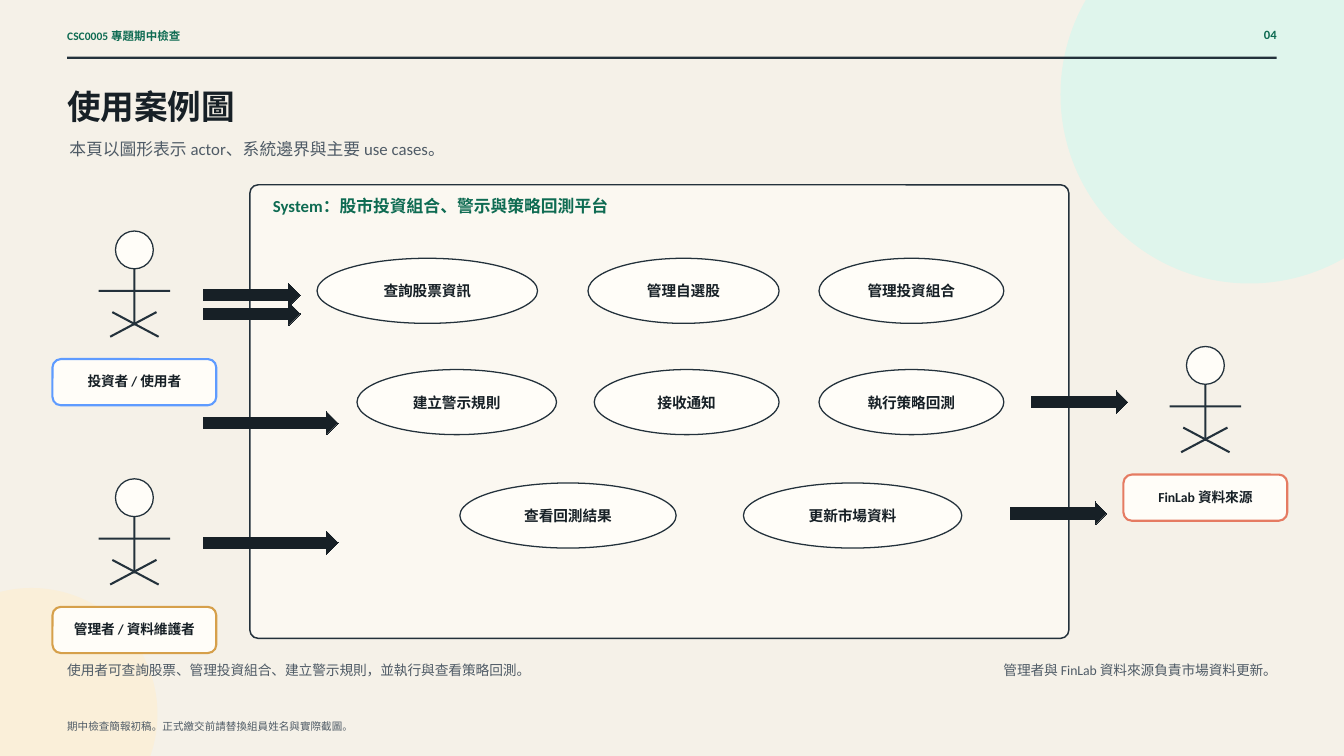
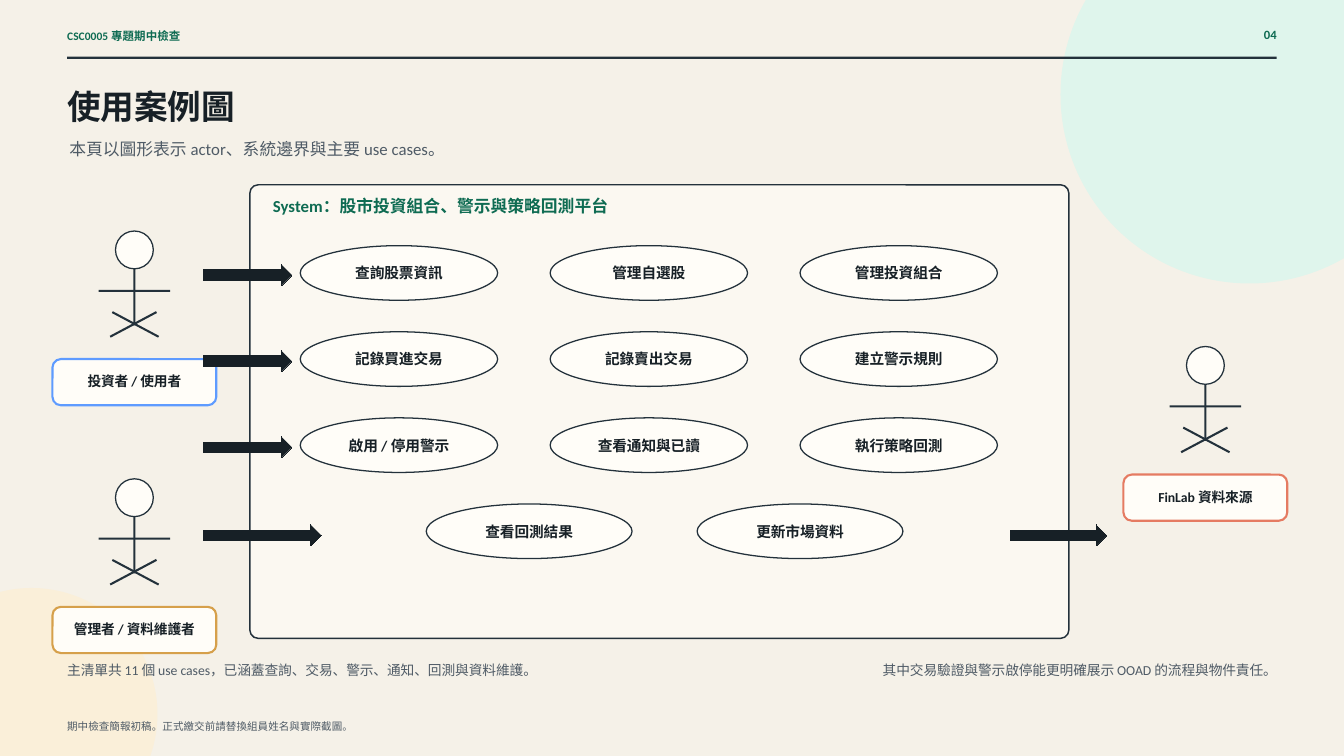
Before and after one commit to edison0828/Stock-Query-Website, a slide deck: slide 4 of output/slides/ooad-checkpoint-draft/OOAD_Checkpoint_ZH_Draft.pptx. Drawn at 1344x756 pixels with LibreOffice and Linux fonts; fonts in the diff are those of the drawing. Boxes give left, top, right and bottom in pixels: in the first picture for what was removed or moved away, otherwise in the second. Text is boxed around its words. In the diff, an @@ line names an element or a change of style, - is before the commit and + after.

Commit message:
Revise OOAD roadmap for 11 main use cases

```diff
--- a/output/slides/ooad-checkpoint-draft/OOAD_Checkpoint_ZH_Draft.pptx
+++ b/output/slides/ooad-checkpoint-draft/OOAD_Checkpoint_ZH_Draft.pptx
@@ right arrow: place and size @@
-right arrow at box(204, 283, 300, 307)
+right arrow at box(204, 264, 292, 285)
@@ ellipse: place and size @@
-ellipse at box(318, 258, 538, 324)
+ellipse at box(300, 246, 498, 300)
@@ text "查詢股票資訊": place and size @@
-text "查詢股票資訊" at box(384, 282, 472, 301)
+text "查詢股票資訊" at box(355, 264, 443, 283)
@@ ellipse: place and size @@
-ellipse at box(588, 258, 779, 324)
+ellipse at box(551, 246, 748, 300)
@@ text "管理自選股": place and size @@
-text "管理自選股" at box(647, 282, 720, 301)
+text "管理自選股" at box(612, 264, 685, 283)
@@ ellipse: place and size @@
-ellipse at box(819, 258, 1003, 324)
+ellipse at box(801, 246, 998, 300)
@@ text "管理投資組合": place and size @@
-text "管理投資組合" at box(868, 283, 956, 297)
+text "管理投資組合" at box(855, 265, 943, 279)
@@ right arrow: place and size @@
-right arrow at box(204, 302, 300, 326)
+right arrow at box(204, 351, 292, 372)
@@ ellipse: place and size @@
-ellipse at box(357, 370, 557, 436)
+ellipse at box(300, 332, 498, 386)
@@ text added at box(355, 351, 443, 366), 10.5 pt, text #172026, bold @@
+記錄買進交易
@@ ellipse: place and size @@
-ellipse at box(595, 370, 779, 436)
+ellipse at box(551, 332, 748, 386)
@@ text at box(605, 351, 693, 366): text changed @@
-接收通知
+記錄賣出交易
@@ ellipse: place and size @@
-ellipse at box(819, 370, 1003, 436)
+ellipse at box(801, 332, 998, 386)
@@ text "建立警示規則": place and size @@
-text "建立警示規則" at box(413, 395, 501, 410)
+text "建立警示規則" at box(855, 351, 943, 366)
@@ ellipse: place and size @@
-ellipse at box(460, 483, 677, 548)
+ellipse at box(300, 418, 498, 473)
@@ ellipse: place and size @@
-ellipse at box(744, 483, 963, 548)
+ellipse at box(551, 418, 748, 473)
@@ ellipse added at box(801, 418, 998, 473), fill #FFFDF8, outline #23313B 0.9 pt @@
@@ right arrow: place and size @@
-right arrow at box(204, 411, 338, 435)
+right arrow at box(204, 437, 292, 458)
@@ text added at box(349, 436, 449, 455), 10.5 pt, text #172026, bold @@
+啟用 / 停用警示
@@ text added at box(598, 438, 700, 453), 10.5 pt, text #172026, bold @@
+查看通知與已讀
@@ text "執行策略回測" rewrapped from box(868, 393, 956, 412) to box(855, 438, 943, 452) @@
@@ ellipse added at box(426, 504, 632, 559), fill #FFFDF8, outline #23313B 0.9 pt @@
@@ ellipse added at box(698, 504, 903, 559), fill #FFFDF8, outline #23313B 0.9 pt @@
@@ right arrow: place and size @@
-right arrow at box(204, 531, 338, 555)
+right arrow at box(204, 525, 322, 546)
@@ text "查看回測結果": place and size @@
-text "查看回測結果" at box(524, 506, 612, 525)
+text "查看回測結果" at box(485, 522, 573, 541)
@@ text "更新市場資料": place and size @@
-text "更新市場資料" at box(809, 508, 897, 522)
+text "更新市場資料" at box(756, 524, 844, 538)
@@ right arrow: place and size @@
-right arrow at box(1010, 502, 1107, 525)
+right arrow at box(1010, 525, 1107, 546)
@@ right arrow: place and size @@
-right arrow at box(1031, 391, 1128, 414)
+right arrow at box(1031, 525, 1107, 546)
@@ text at box(67, 663, 537, 676): text changed @@
-使用者可查詢股票、管理投資組合、建立警示規則，並執行與查看策略回測。
+主清單共 11 個 use cases，已涵蓋查詢、交易、警示、通知、回測與資料維護。
@@ text at box(883, 663, 1277, 676): text changed @@
-管理者與 FinLab 資料來源負責市場資料更新。
+其中交易驗證與警示啟停能更明確展示 OOAD 的流程與物件責任。
```
Also in this commit, not shown: 1 other slide changed, 1 slide added, 2 other files.
